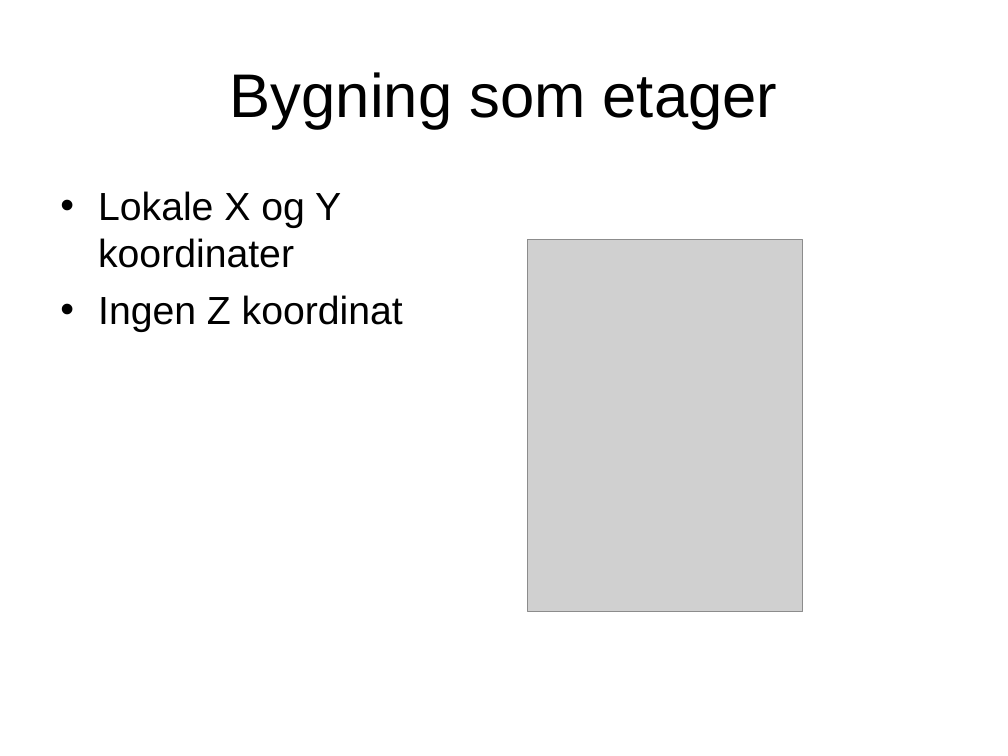
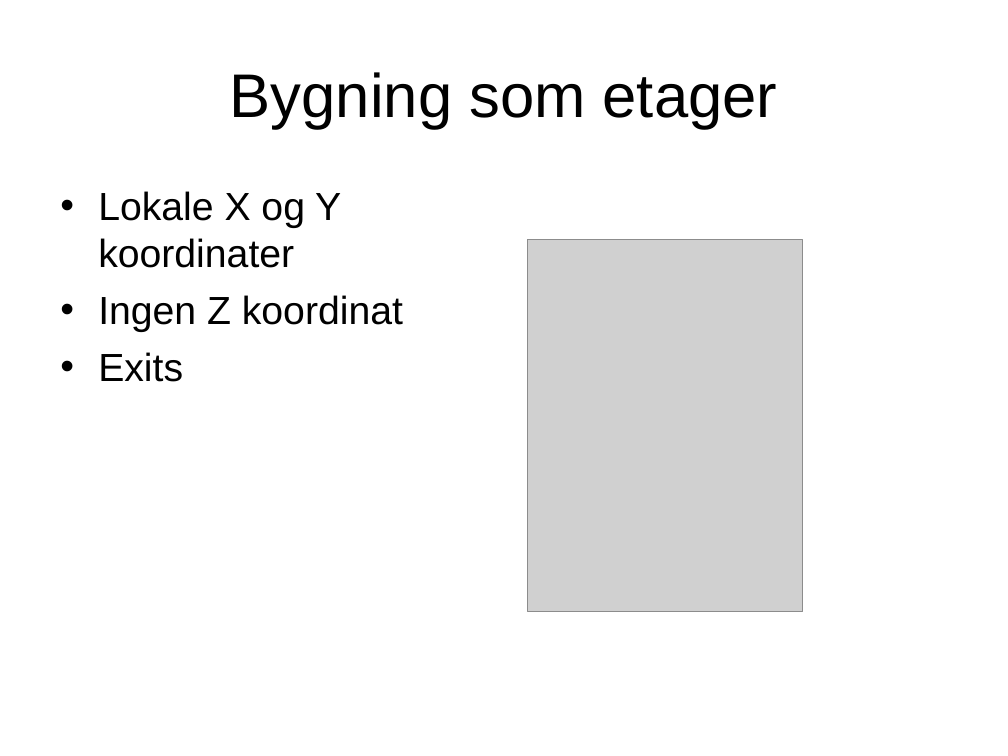
Before and after one commit to zanderdk/P1, a slide deck: slide 3 of FLAWLESS-Algorithme.ppt. Drawn at 1008x756 pixels with LibreOffice and Linux fonts; fonts in the diff are those of the drawing; grey boxes stand for pictures. Boxes give left, top, right and bottom in pixels: in the first picture for what was removed or moved away, otherwise in the second. Text is boxed around its words. In the diff, an @@ line names an element or a change of style, - is before the commit and + after.

Commit message:
+ exits

```diff
--- a/FLAWLESS-Algorithme.ppt
+++ b/FLAWLESS-Algorithme.ppt
@@ text at [98,352,183,382]: paragraph added @@
+• Exits
```
